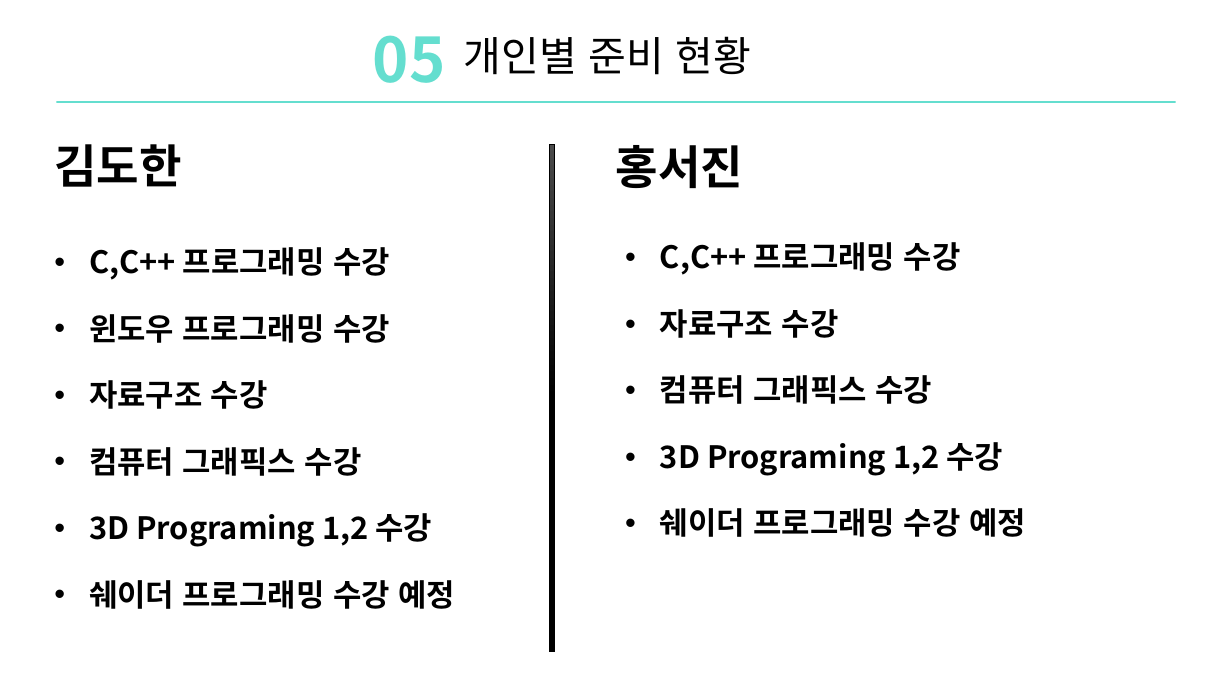
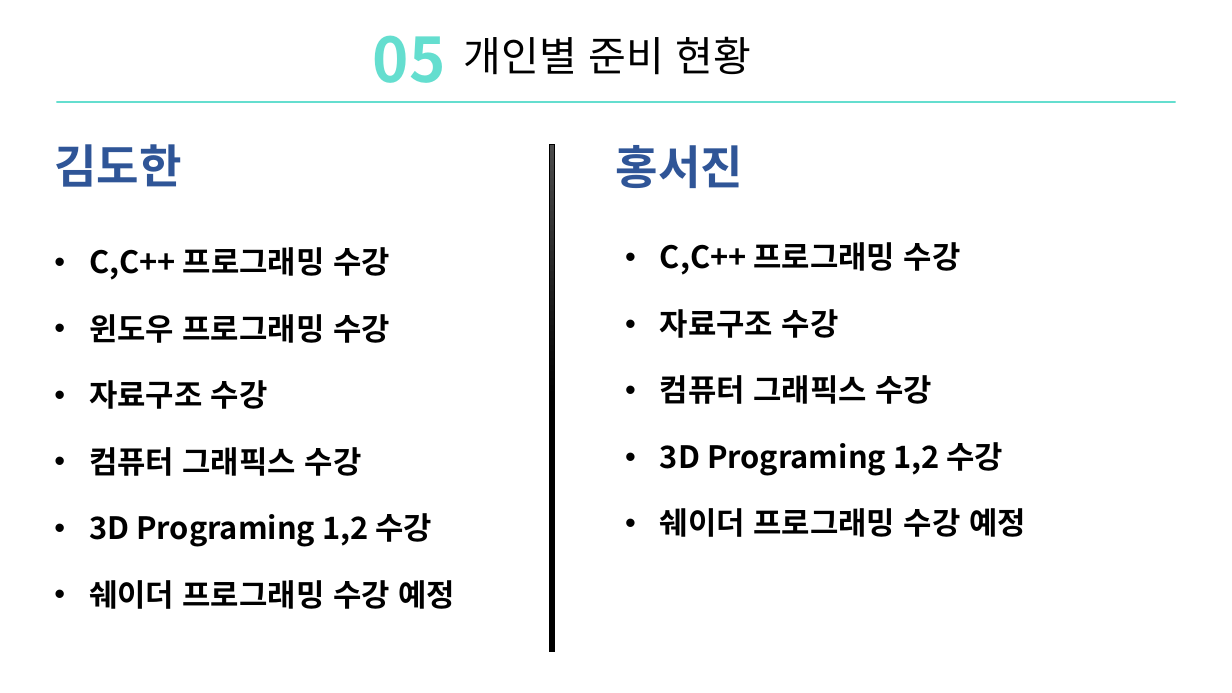
Before and after one commit to DoHanK/COLONY, a slide deck: slide 17 of 기획서/Colony_ppt발표.pptx. Drawn at 1232x693 pixels with LibreOffice and Linux fonts; fonts in the diff are those of the drawing. Boxes give left, top, right and bottom in pixels: in the first picture for what was removed or moved away, otherwise in the second. Text is boxed around its words. In the diff, an @@ line names an element or a change of style, - is before the commit and + after.

```diff
--- a/기획서/Colony_ppt발표.pptx
+++ b/기획서/Colony_ppt발표.pptx
@@ text "김도한" at <box>54,144,182,187</box>: text colour #000000 to #2F5597 @@
@@ text "홍서진" at <box>616,145,744,188</box>: text colour #000000 to #2F5597 @@
```
Also in this commit, not shown: 8 other slides changed, 1 slide added, 1 slide removed.
